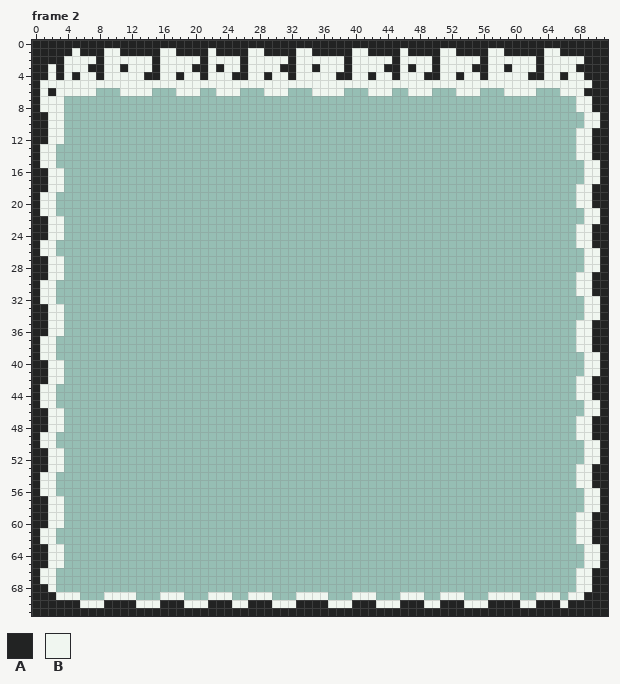
Edited in one commit: pixel-art file (raw/graphics/terrain/water_edges.aseprite). That is the earlier state.
72x72 pixels, 4 frames. Shown: frame 2. The commit also changed other frames, which this record leaves out.
Palette (. is transparent): A #222323  B #f0f6f0
Now the later version:
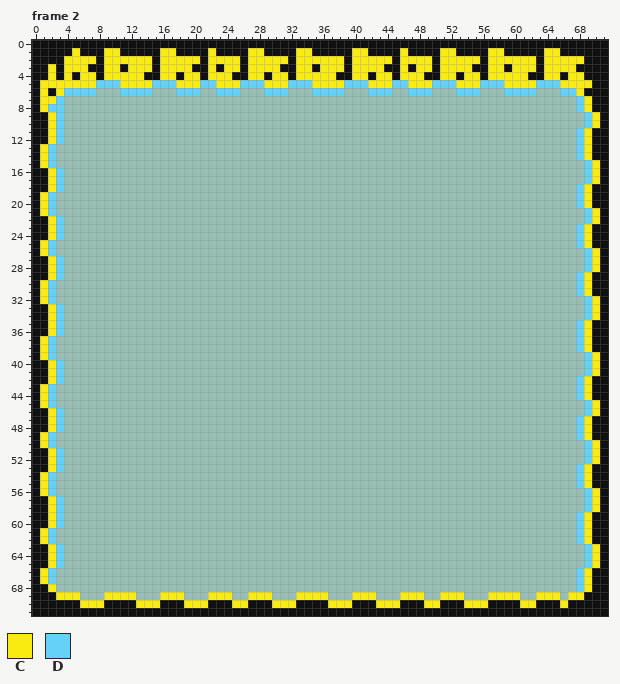
Colours new in this view: C #f9eb0f  D #65d1f8
Change:
colour A: #222323 -> #101010
Frame 2, layers "Waves", "Edge":
y 1: x 5 B -> C; x 9..10 BB -> CC; x 16..17 BB -> CC; x 22 B -> C; x 27..28 BB -> CC; x 33..34 BB -> CC; x 40..41 BB -> CC; x 46 B -> C; x 51..52 BB -> CC; x 57..58 BB -> CC; x 64..65 BB -> CC
y 2: x 4..7 BBBB -> CCCC; x 9..14 BBBBBB -> CCCCCC; x 16..20 BBBBB -> CCCCC; x 22..25 BBBB -> CCCC; x 27..31 BBBBB -> CCCCC; x 33..38 BBBBBB -> CCCCCC; x 40..44 BBBBB -> CCCCC; x 46..49 BBBB -> CCCC; x 51..55 BBBBB -> CCCCC; x 57..62 BBBBBB -> CCCCCC; x 64..68 BBBBB -> CCCCC
y 3: x 2 B -> C; x 4..6 BBB -> CCC; x 9..10 BB -> CC; x 12..14 BBB -> CCC; x 16..19 BBBB -> CCCC; x 22 B -> C; x 24..25 BB -> CC; x 27..30 BBBB -> CCCC; x 33..34 BB -> CC; x 36..38 BBB -> CCC; x 40..43 BBBB -> CCCC; x 46 B -> C; x 48..49 BB -> CC; x 51..54 BBBB -> CCCC; x 57..58 BB -> CC; x 60..62 BBB -> CCC; x 64..67 BBBB -> CCCC
y 4: x 2 B -> C; x 4 B -> C; x 6..7 BB -> CC; x 9..13 BBBBB -> CCCCC; x 16..17 BB -> CC; x 19..20 BB -> CC; x 22..24 BBB -> CCC; x 27..28 BB -> CC; x 30..31 BB -> CC; x 33..37 BBBBB -> CCCCC; x 40..41 BB -> CC; x 43..44 BB -> CC; x 46..48 BBB -> CCC; x 51..52 BB -> CC; x 54..55 BB -> CC; x 57..61 BBBBB -> CCCCC; x 64..65 BB -> CC; x 67..68 BB -> CC
y 5: x 1..69 BBBBBBBBBBBBBBBBBBBBBBBBBBBBBBBBBBBBBBBBBBBBBBBBBBBBBBBBBBBBBBBBBBBBB -> CCCCCCCDDDCCCCDDDCCCDDCCCDDDCCCDDDCCCCDDDCCCDDCCCDDDCCCDDDCCCCDDDCCCC
y 6: x 1 B -> C; x 3..7 BBBBB -> CDDDD; x 11..14 BBBB -> DDDD; x 18..20 BBB -> DDD; x 23..25 BBB -> DDD; x 29..31 BBB -> DDD; x 35..38 BBBB -> DDDD; x 42..44 BBB -> DDD; x 47..49 BBB -> DDD; x 53..55 BBB -> DDD; x 59..62 BBBB -> DDDD; x 66..68 BBB -> DDC
y 7: x 1..3 BBB -> CCD; x 68..69 BB -> DC
y 8: x 1..3 BBB -> CDD; x 68..69 BB -> DC
y 9..10: x 2..3 BB -> CD; x 69..70 BB -> DC
y 11..12: x 2..3 BB -> CD; x 68..69 BB -> DC
y 13..14: x 1..2 BB -> CD; x 68..69 BB -> DC
y 15: x 1..2 BB -> CD; x 69..70 BB -> DC
y 16..17: x 2..3 BB -> CD; x 69..70 BB -> DC
y 18: x 2..3 BB -> CD; x 68..69 BB -> DC
y 19..20: x 1..2 BB -> CD; x 68..69 BB -> DC
y 21: x 1..2 BB -> CD; x 69..70 BB -> DC
y 22: x 2..3 BB -> CD; x 69..70 BB -> DC
y 23..24: x 2..3 BB -> CD; x 68..69 BB -> DC
y 25: x 1..2 BB -> CD; x 68..69 BB -> DC
y 26: x 1..2 BB -> CD; x 69..70 BB -> DC
y 27..28: x 2..3 BB -> CD; x 69..70 BB -> DC
y 29: x 2..3 BB -> CD; x 68..69 BB -> DC
y 30..31: x 1..2 BB -> CD; x 68..69 BB -> DC
y 32: x 1..2 BB -> CD; x 69..70 BB -> DC
y 33..34: x 2..3 BB -> CD; x 69..70 BB -> DC
y 35..36: x 2..3 BB -> CD; x 68..69 BB -> DC
y 37..38: x 1..2 BB -> CD; x 68..69 BB -> DC
y 39: x 1..2 BB -> CD; x 69..70 BB -> DC
y 40..41: x 2..3 BB -> CD; x 69..70 BB -> DC
y 42: x 2..3 BB -> CD; x 68..69 BB -> DC
y 43..44: x 1..2 BB -> CD; x 68..69 BB -> DC
y 45: x 1..2 BB -> CD; x 69..70 BB -> DC
y 46: x 2..3 BB -> CD; x 69..70 BB -> DC
y 47..48: x 2..3 BB -> CD; x 68..69 BB -> DC
y 49: x 1..2 BB -> CD; x 68..69 BB -> DC
y 50: x 1..2 BB -> CD; x 69..70 BB -> DC
y 51..52: x 2..3 BB -> CD; x 69..70 BB -> DC
y 53: x 2..3 BB -> CD; x 68..69 BB -> DC
y 54..55: x 1..2 BB -> CD; x 68..69 BB -> DC
y 56: x 1..2 BB -> CD; x 69..70 BB -> DC
y 57..58: x 2..3 BB -> CD; x 69..70 BB -> DC
y 59..60: x 2..3 BB -> CD; x 68..69 BB -> DC
y 61..62: x 1..2 BB -> CD; x 68..69 BB -> DC
y 63..65: x 2..3 BB -> CD; x 69..70 BB -> DC
y 66..67: x 1..2 BB -> CD; x 68..69 BB -> DC
y 68: x 2 B -> C; x 68..69 BB -> DC
y 69: x 3..5 BBB -> CCC; x 9..12 BBBB -> CCCC; x 16..18 BBB -> CCC; x 22..24 BBB -> CCC; x 27..29 BBB -> CCC; x 33..36 BBBB -> CCCC; x 40..42 BBB -> CCC; x 46..48 BBB -> CCC; x 51..53 BBB -> CCC; x 57..60 BBBB -> CCCC; x 63..65 BBB -> CCC; x 67..68 BB -> CC
y 70: x 6..8 BBB -> CCC; x 13..15 BBB -> CCC; x 19..21 BBB -> CCC; x 25..26 BB -> CC; x 30..32 BBB -> CCC; x 37..39 BBB -> CCC; x 43..45 BBB -> CCC; x 49..50 BB -> CC; x 54..56 BBB -> CCC; x 61..62 BB -> CC; x 66 B -> C
